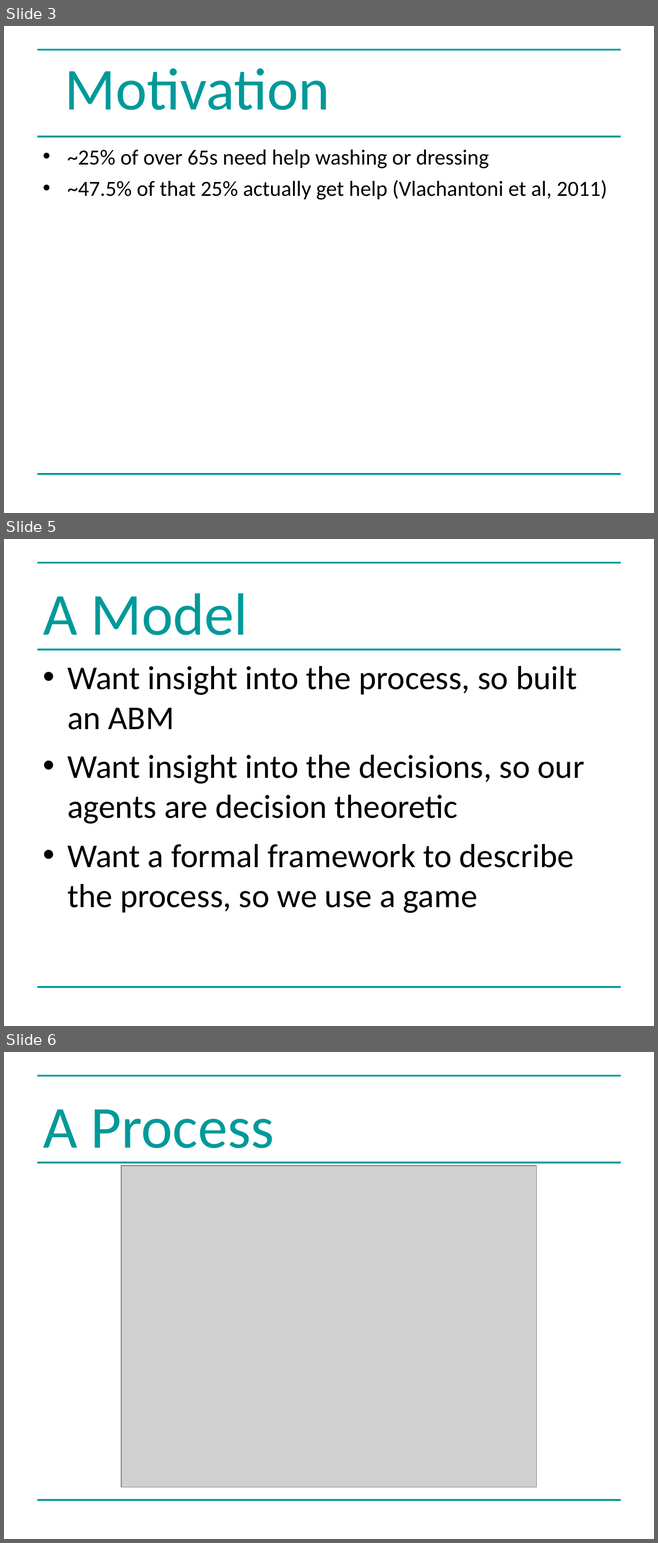
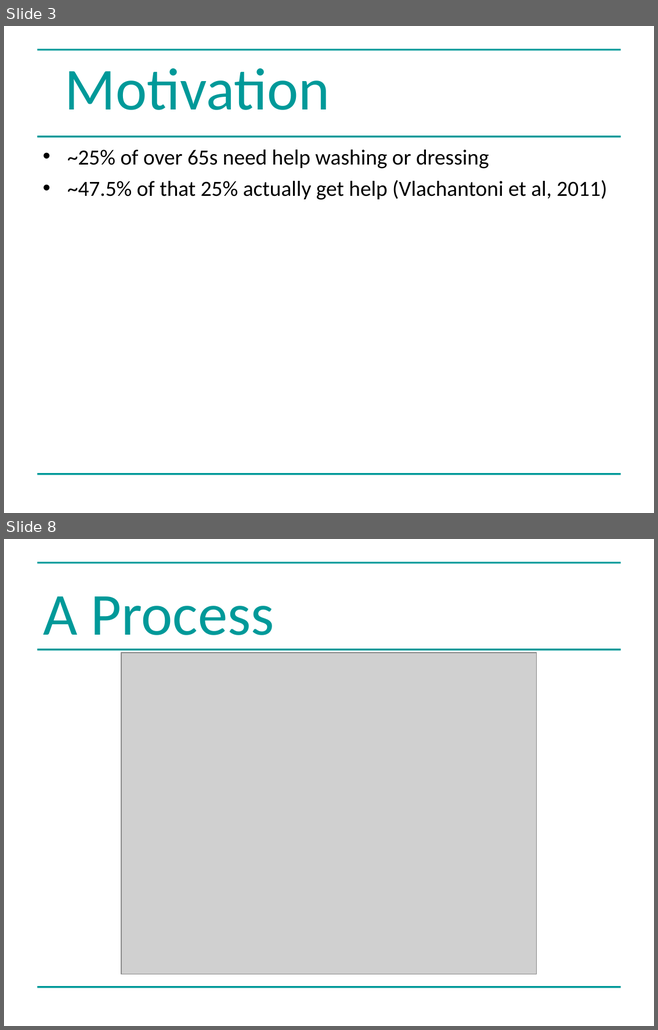
Before and after one commit to greenape/bsps2015, a slide deck: presentation/risky_aging_bsps.ppt. Shown one above the other, each under a label of ours: slides 3, 5 and 6 before the commit, slides 3 and 8 after it; the slides between them are not shown. The pictures are 658x1543 and 658x1030 pixels, drawn with LibreOffice and Linux fonts; fonts in the diff are those of the drawing; grey boxes stand for pictures. Boxes give left, top, right and bottom in pixels: in the first picture for what was removed or moved away, otherwise in the second. Text is boxed around its words. In the diff, an @@ line names an element or a change of style, - is before the commit and + after.

```diff
--- a/presentation/risky_aging_bsps.ppt
+++ b/presentation/risky_aging_bsps.ppt
@@ slide 5 removed at (x1=4, y1=539, x2=654, y2=1026), background #FFFFFF; not listed: 3 template elements that a slide beside it also shows @@
@@ title removed at (x1=43, y1=593, x2=248, y2=635) @@
-A Model
@@ text removed at (x1=67, y1=666, x2=584, y2=913) @@
-• Want insight into the process, so built an ABM
-• Want insight into the decisions, so our agents are decision theoretic
-• Want a formal framework to describe the process, so we use a game
@@ what was slide 6 is now slide 8 @@
```
Also in this commit, not shown: 2 slides changed, 3 slides added, 1 other slide removed.
